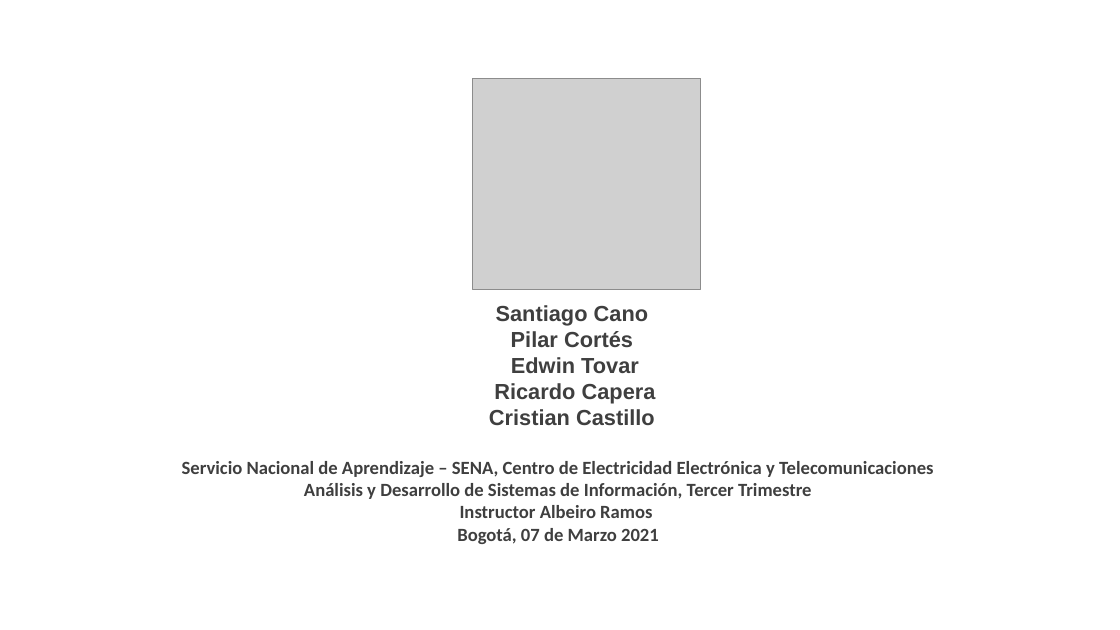
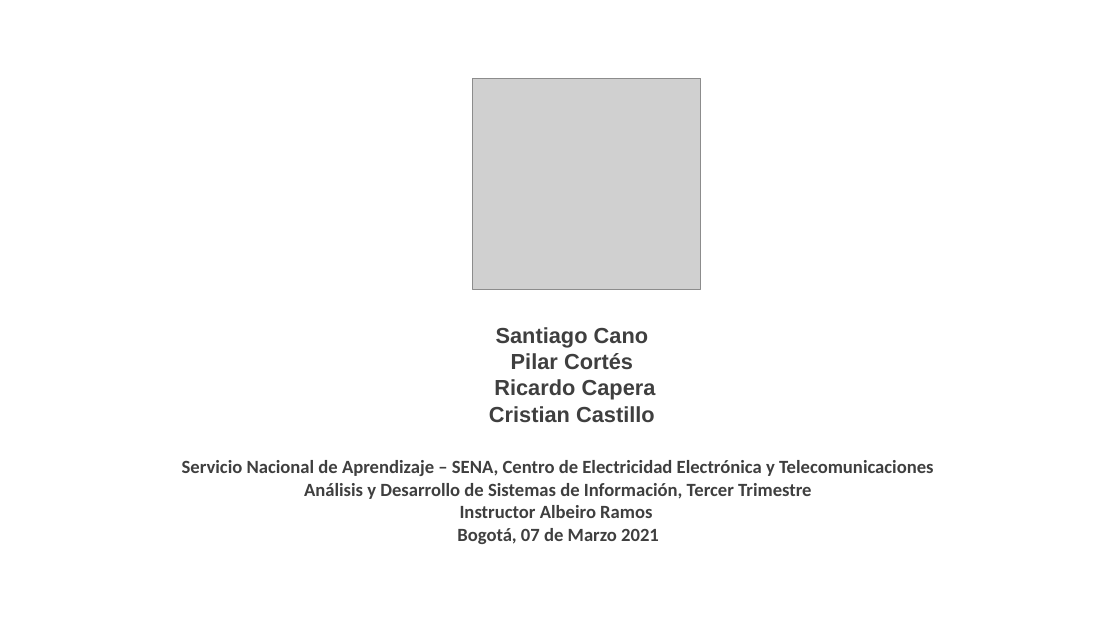
Before and after one commit to Ricardo0116/proyecto_SENA_sicv, a slide deck: slide 1 of proy_formativo/documentacion/5to_Trim/Sustentacion-Proyecto-vrs-5.pptx. Drawn at 1120x630 pixels with LibreOffice and Linux fonts; fonts in the diff are those of the drawing; grey boxes stand for pictures; background and template pictures are left out. Boxes give left, top, right and bottom in pixels: in the first picture for what was removed or moved away, otherwise in the second. Text is boxed around its words. In the diff, an @@ line names an element or a change of style, - is before the commit and + after.

```diff
--- a/proy_formativo/documentacion/5to_Trim/Sustentacion-Proyecto-vrs-5.pptx
+++ b/proy_formativo/documentacion/5to_Trim/Sustentacion-Proyecto-vrs-5.pptx
@@ text "Santiago Cano": place and size @@
-text "Santiago Cano" at bbox=[489, 305, 656, 425]
+text "Santiago Cano" at bbox=[489, 327, 656, 422]
@@ text at bbox=[511, 357, 639, 373]: paragraph removed @@
-Edwin Tovar
```
Also in this commit, not shown: 5 other slides changed, 1 other file.
